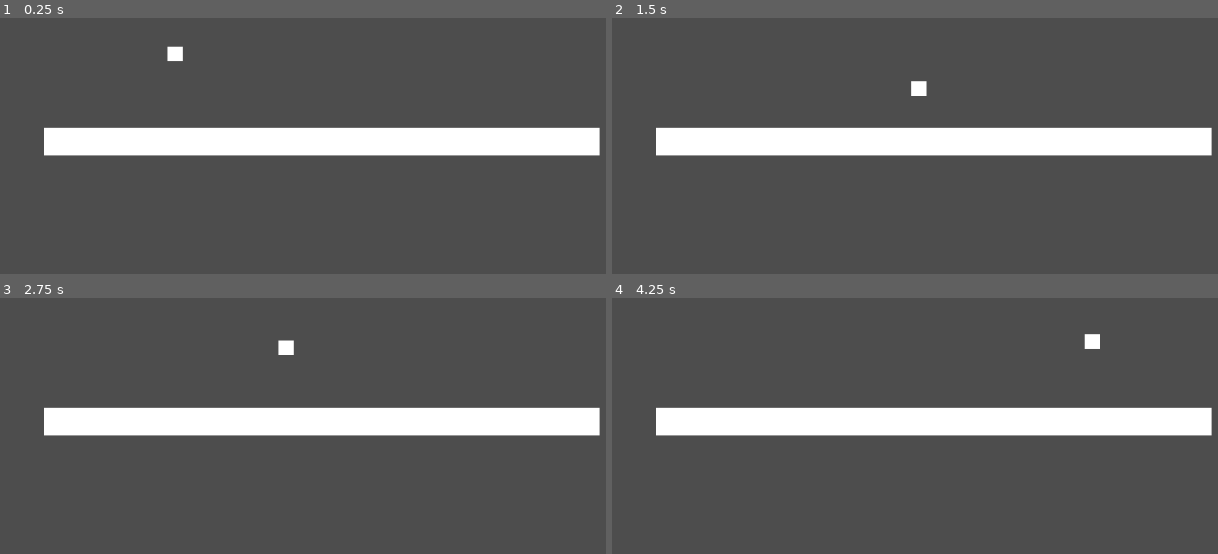
Above: before the commit, frames 1-4 (two rows, left to right).
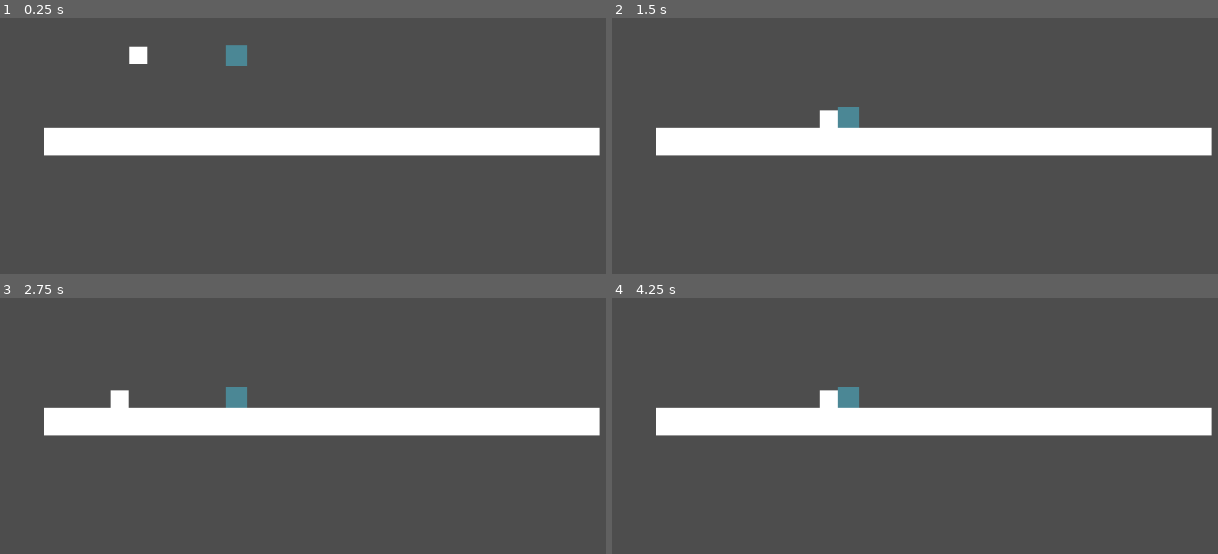
Above: after the commit, the same moments.

Repository: ElrohirGT/VideojuegosProyecto2
Game: Godot game, scene res://Scenes/level_1.tscn
Two runs of this game, one before a commit and one after it. Both use one fixed random seed, a clock stepped at 60 frames per second and the inputs below.
Inputs:
- Up to frame 1 (0.25 s): no input
- Up to frame 2 (1.5 s): tap Enter (ui_accept) at 0.5, 1.35 s; hold Enter (ui_accept) 0.53-1.28 s; hold Right (ui_right) from 0.53 s (still down)
- Up to frame 3 (2.75 s): tap Enter (ui_accept) at 1.52, 1.82 s; release Right (ui_right) at 2.03 s; hold Left (ui_left) from 2.03 s (still down); hold Enter (ui_accept) from 2.03 s (still down)
- Up to frame 4 (4.25 s): release Left (ui_left) at 2.78 s; release Enter (ui_accept) at 2.78 s; hold Right (ui_right) from 2.78 s (still down); tap Enter (ui_accept) at 2.85, 3.02, 3.32 s; hold Enter (ui_accept) from 3.53 s (still down)

The runs differ from the first frame. In frame 1, 0.7% of the frame differs, in the area x 21-41%, y 10-19%; in frame 2, 0.7%; in frame 3, 0.7%, in the area x 18-49%, y 16-43%; in frame 4, 0.7%.

Commit message:
Feat: second player

Diff:
--- a/Scenes/Player.tscn
+++ b/Prefabs/Player1.tscn
@@ -1,17 +1,17 @@
 [gd_scene load_steps=3 format=3 uid="uid://uo7y664uhi7n"]
 
-[ext_resource type="Script" uid="uid://05xhj6y2rvnf" path="res://Scenes/player.gd" id="1_rpqav"]
+[ext_resource type="Script" uid="uid://05xhj6y2rvnf" path="res://Scripts/player.gd" id="1_rpqav"]
 
 [sub_resource type="RectangleShape2D" id="RectangleShape2D_rpqav"]
-size = Vector2(22, 21)
+size = Vector2(26, 25)
 
 [node name="Player" type="CharacterBody2D"]
 script = ExtResource("1_rpqav")
 
 [node name="CollisionShape2D" type="CollisionShape2D" parent="."]
-position = Vector2(11, 10.5)
+position = Vector2(13, 12.5)
 shape = SubResource("RectangleShape2D_rpqav")
 
 [node name="ColorRect" type="ColorRect" parent="."]
-offset_right = 22.0
-offset_bottom = 21.0
+offset_right = 26.0
+offset_bottom = 25.0
--- /dev/null
+++ b/Prefabs/Player2.tscn
@@ -0,0 +1,15 @@
+[gd_scene load_steps=2 format=3 uid="uid://d2wk4cxnh4ckx"]
+
+[sub_resource type="RectangleShape2D" id="RectangleShape2D_561jk"]
+size = Vector2(31, 30)
+
+[node name="Player2" type="CharacterBody2D"]
+
+[node name="CollisionShape2D" type="CollisionShape2D" parent="."]
+position = Vector2(15.5, 15)
+shape = SubResource("RectangleShape2D_561jk")
+
+[node name="ColorRect" type="ColorRect" parent="."]
+offset_right = 31.0
+offset_bottom = 30.0
+color = Color(0.29352283, 0.5287664, 0.5850121, 1)
--- a/Scenes/level_1.tscn
+++ b/Scenes/level_1.tscn
@@ -1,6 +1,8 @@
-[gd_scene load_steps=3 format=3 uid="uid://ctj6te3w2niqx"]
+[gd_scene load_steps=5 format=3 uid="uid://ctj6te3w2niqx"]
 
-[ext_resource type="PackedScene" uid="uid://uo7y664uhi7n" path="res://Scenes/Player.tscn" id="1_vk57k"]
+[ext_resource type="PackedScene" uid="uid://uo7y664uhi7n" path="res://Prefabs/Player1.tscn" id="1_vk57k"]
+[ext_resource type="PackedScene" uid="uid://d2wk4cxnh4ckx" path="res://Prefabs/Player2.tscn" id="2_8ffim"]
+[ext_resource type="Script" uid="uid://b8lvyyfl7281s" path="res://Scripts/player_2.gd" id="3_xfk5q"]
 
 [sub_resource type="RectangleShape2D" id="RectangleShape2D_vk57k"]
 size = Vector2(802, 40)
@@ -8,7 +10,11 @@
 [node name="Node2D" type="Node2D"]
 
 [node name="Player" parent="." instance=ExtResource("1_vk57k")]
-position = Vector2(253, 157)
+position = Vector2(198, 157)
+
+[node name="Player2" parent="." instance=ExtResource("2_8ffim")]
+position = Vector2(337, 155)
+script = ExtResource("3_xfk5q")
 
 [node name="Platform" type="ColorRect" parent="."]
 offset_left = 75.0
--- a/Scenes/player.gd
+++ b/Scripts/player.gd
@@ -6,7 +6,7 @@
 func _process(delta):
 	velocity += get_gravity() * delta
 
-	if Input.is_action_pressed("ui_accept") && is_on_floor():
+	if Input.is_action_pressed("ui_up") && is_on_floor():
 		velocity.y = _jump_velocity
 
 	if Input.is_action_pressed("ui_right"):
--- /dev/null
+++ b/Scripts/player_2.gd
@@ -0,0 +1,18 @@
+extends CharacterBody2D
+
+var _velocity: float = 200.0
+var _jump_velocity: float = -400.0
+
+func _process(delta):
+	velocity += get_gravity() * delta
+
+	if Input.is_key_pressed(KEY_W) && is_on_floor():
+		velocity.y = _jump_velocity
+
+	if Input.is_key_pressed(KEY_D):
+		velocity.x = _velocity
+	elif Input.is_key_pressed(KEY_A):
+		velocity.x = -_velocity
+	else:
+		velocity.x = 0
+	move_and_slide()
Renamed: Scenes/player.gd.uid -> Scripts/player.gd.uid
Not shown, added: Scripts/player_2.gd.uid
